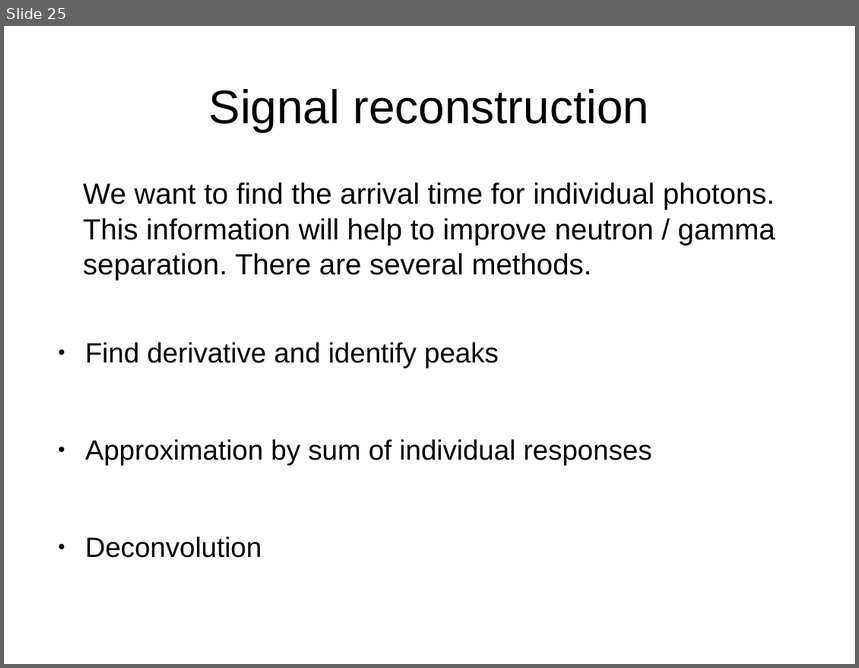
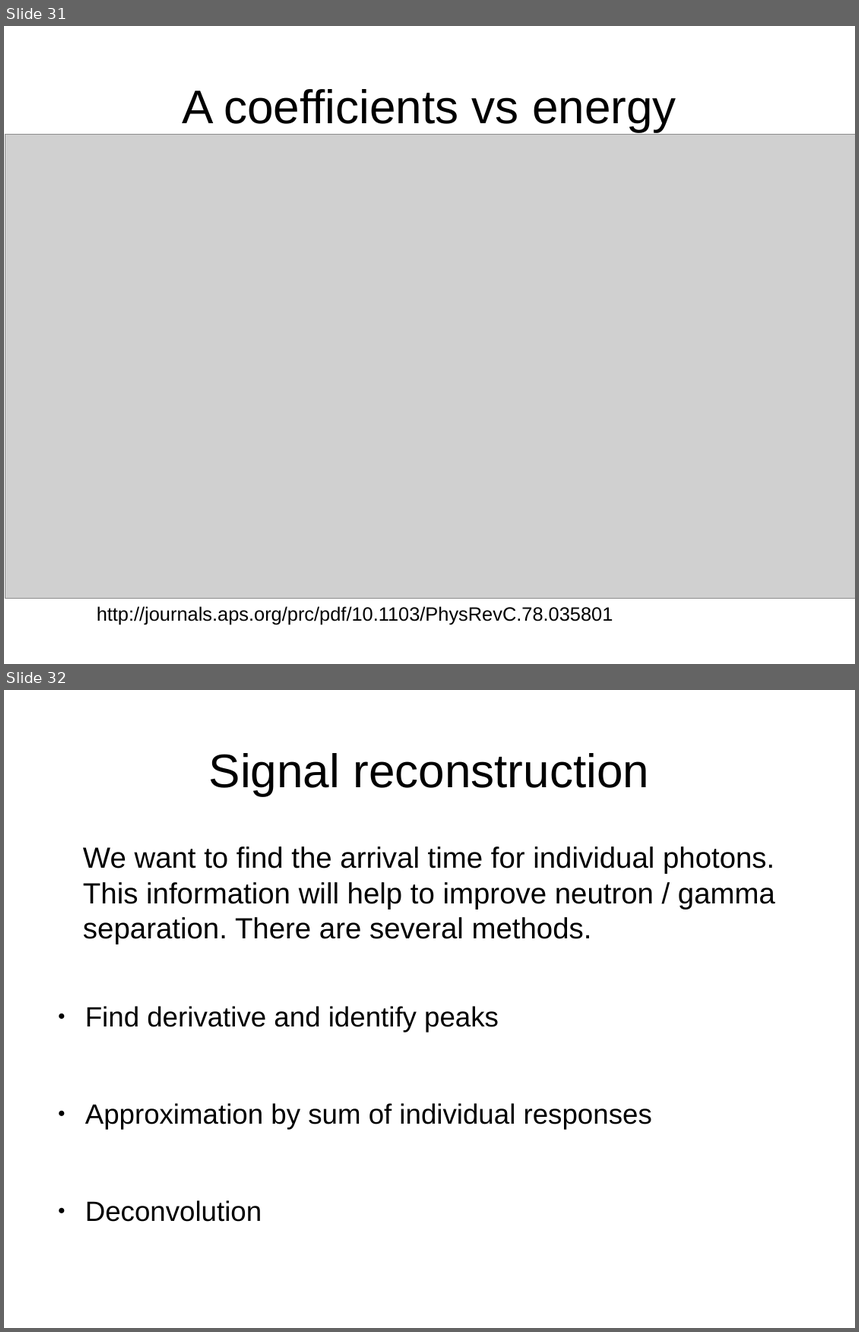
Before and after one commit to Vlad-ole/s1_fast_slow_separation_darkside, a slide deck: Presentation/Presentation.odp. Shown one above the other, each under a label of ours: slide 25 before the commit, slides 31 and 32 after it. The pictures are 859x668 and 859x1332 pixels, drawn with LibreOffice and Linux fonts; fonts in the diff are those of the drawing; grey boxes stand for pictures. Boxes give left, top, right and bottom in pixels: in the first picture for what was removed or moved away, otherwise in the second. Text is boxed around its words. In the diff, an @@ line names an element or a change of style, - is before the commit and + after.

```diff
--- a/Presentation/Presentation.odp
+++ b/Presentation/Presentation.odp
@@ slide 31 added at (4, 26, 855, 664), background #FFFFFF @@
@@ title added at (182, 89, 677, 132), 44 pt, text #000000 @@
+A coefficients vs energy
@@ picture added at (6, 135, 855, 599) @@
@@ text added at (97, 607, 614, 626), 18 pt, text #000000 @@
+http://journals.aps.org/prc/pdf/10.1103/PhysRevC.78.035801
@@ what was slide 25 is now slide 32 @@
```
Also in this commit, not shown: 6 other slides added, 41 other files.
